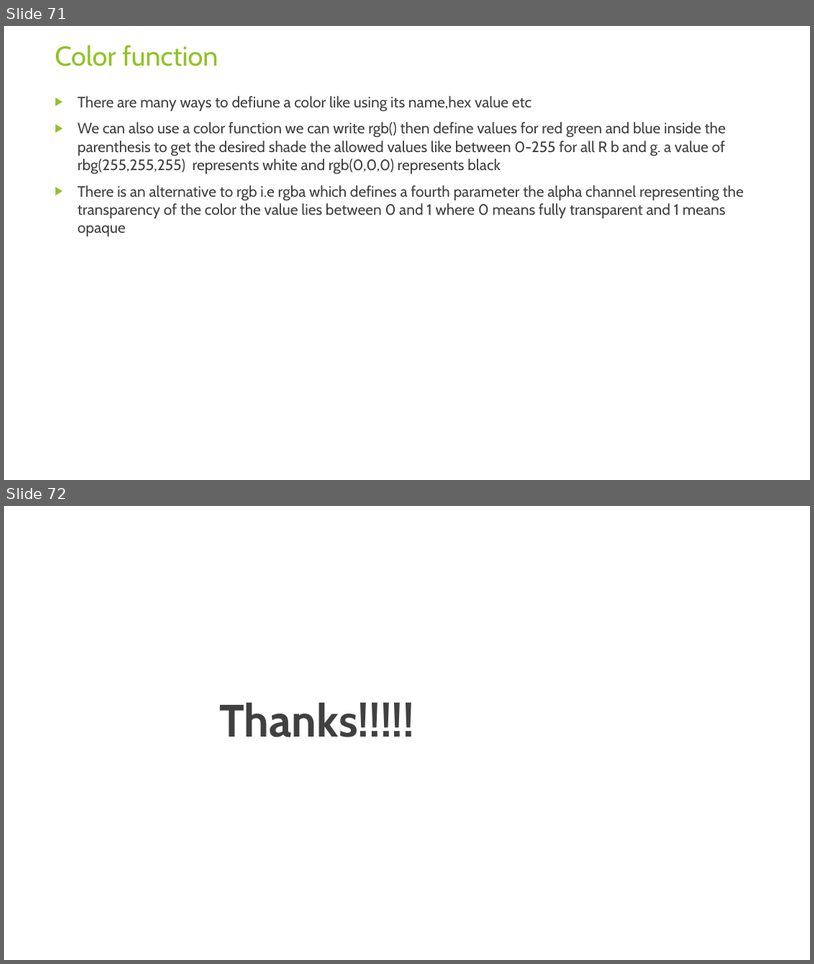
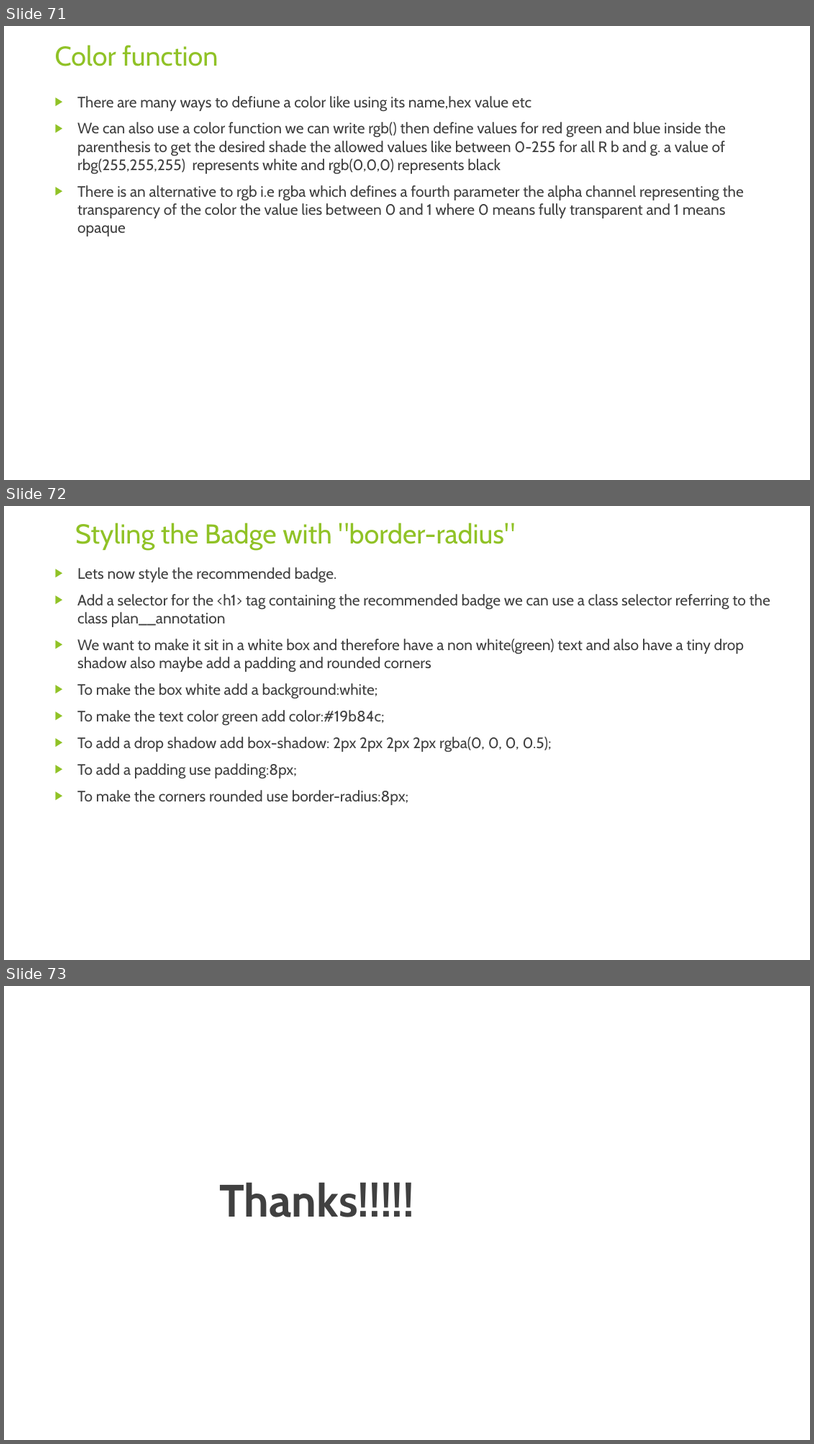
Before and after one commit to rudhrainfogain/CSS, a slide deck: PPT/Css-v5.pptx. Shown one above the other, each under a label of ours: slides 71 and 72 before the commit, slides 71, 72 and 73 after it. The pictures are 814x964 and 814x1444 pixels, drawn with LibreOffice and Linux fonts; fonts in the diff are those of the drawing. Boxes give left, top, right and bottom in pixels: in the first picture for what was removed or moved away, otherwise in the second. Text is boxed around its words. In the diff, an @@ line names an element or a change of style, - is before the commit and + after.

Commit message:
StylingTheBadge

```diff
--- a/PPT/Css-v5.pptx
+++ b/PPT/Css-v5.pptx
@@ slide 72 added at box(4, 506, 810, 960), background #FFFFFF @@
@@ title added at box(75, 523, 515, 550), 32.4 pt, text #90C226 @@
+Styling the Badge with "border-radius"
@@ text added at box(77, 567, 771, 805), 18 pt, text #404040 @@
+▶ Lets now style the recommended badge.
+▶ Add a selector for the <h1> tag containing the recommended badge we can use a class selector referring to the class plan__annotation
+▶ We want to make it sit in a white box and therefore have a non white(green) text and also have a tiny drop shadow also maybe add a padding and rounded corners
+▶ To make the box white add a background:white;
+▶ To make the text color green add color:#19b84c;
+▶ To add a drop shadow add box-shadow: 2px 2px 2px 2px rgba(0, 0, 0, 0.5);
+▶ To add a padding use padding:8px;
+▶ To make the corners rounded use border-radius:8px;
@@ what was slide 72 is now slide 73 @@
```
Also in this commit, not shown: 1 other file.
